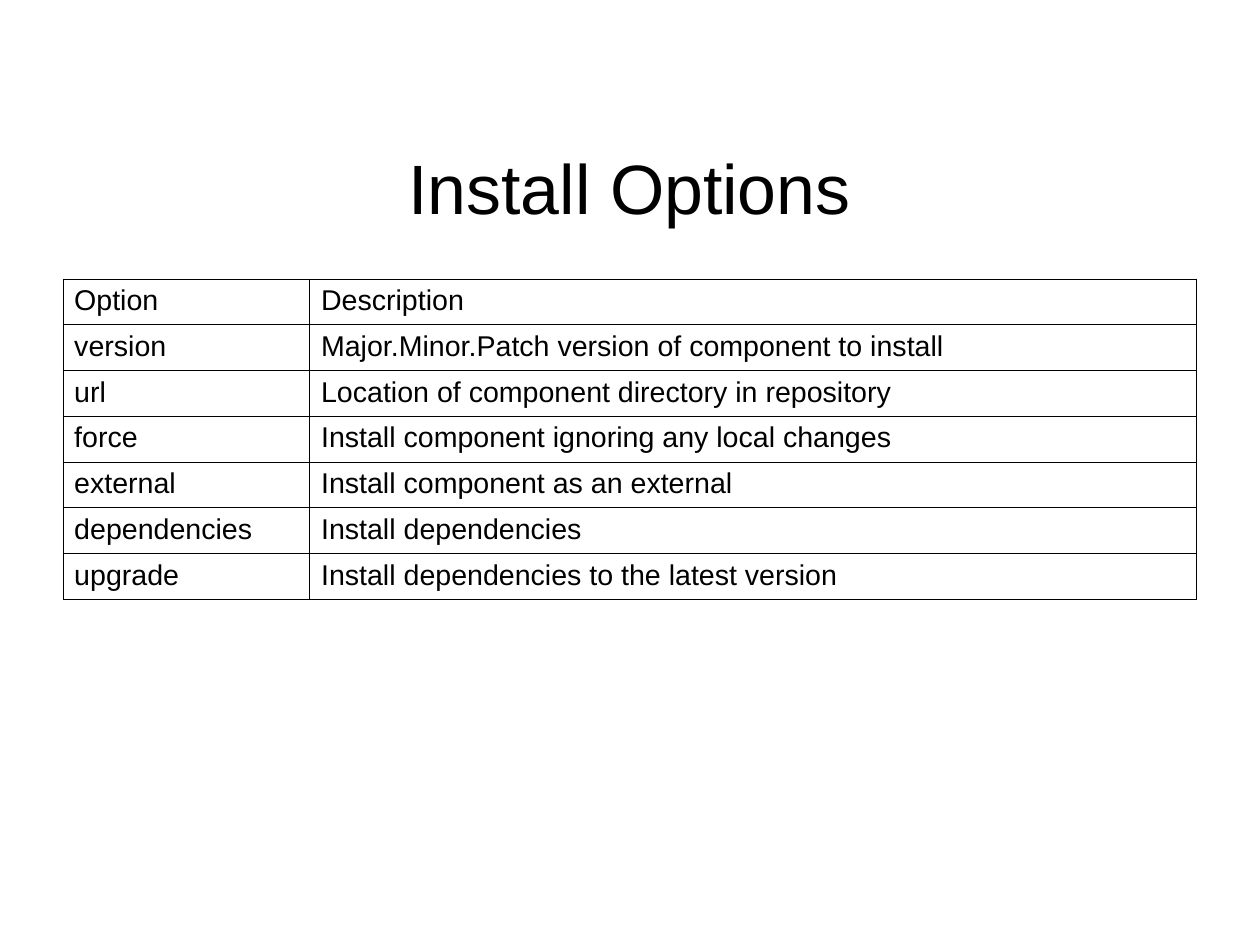
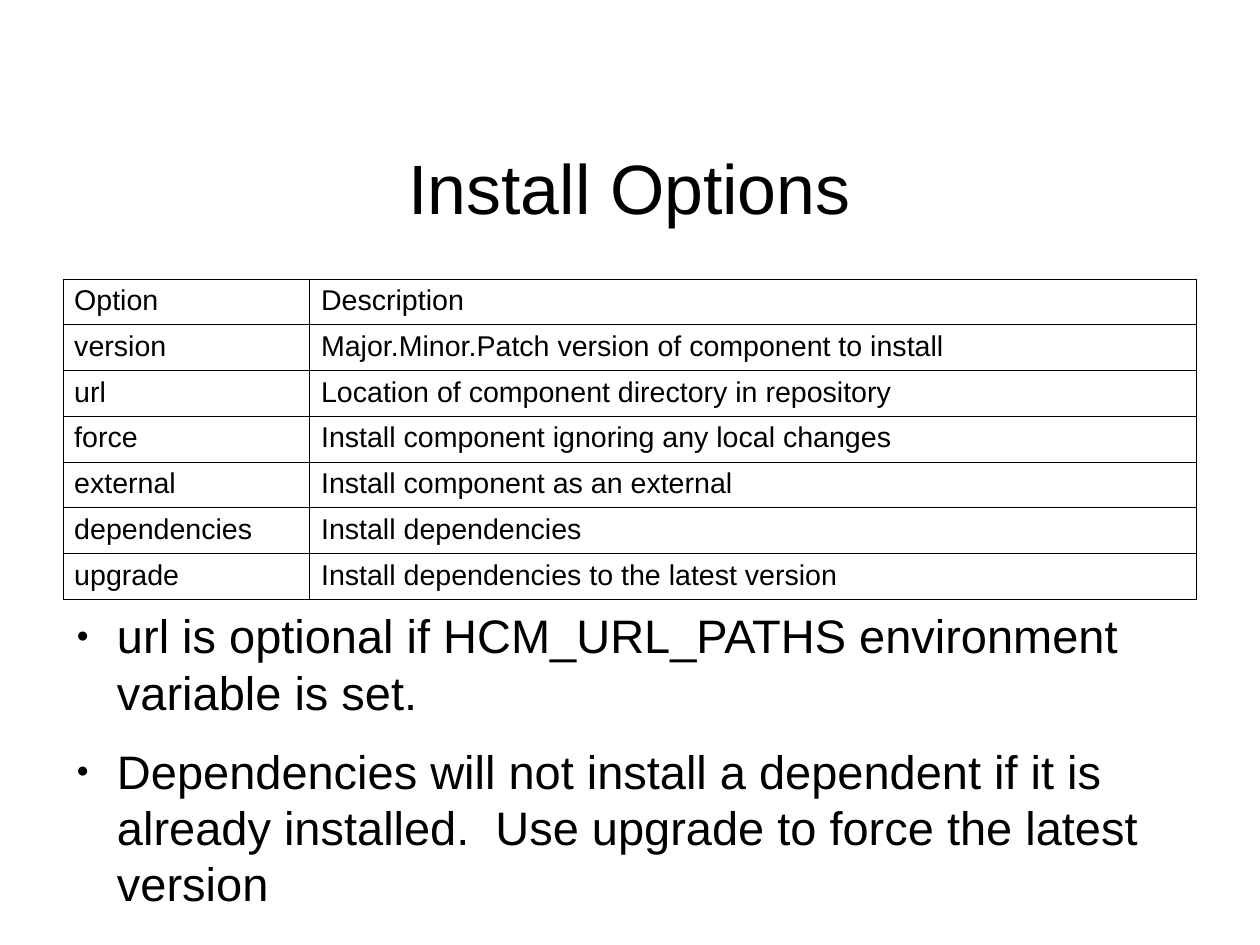
Before and after one commit to jeremiah-c-leary/hdl-component-manager, a slide deck: slide 7 of docs/presentations/hdl-component-manager.odp (slide 6 before the commit). Drawn at 1260x945 pixels with LibreOffice and Linux fonts; fonts in the diff are those of the drawing; background and template pictures are left out. Boxes give left, top, right and bottom in pixels: in the first picture for what was removed or moved away, otherwise in the second. Text is boxed around its words. In the diff, an @@ line names an element or a change of style, - is before the commit and + after.

```diff
--- a/docs/presentations/hdl-component-manager.odp
+++ b/docs/presentations/hdl-component-manager.odp
@@ text added at [117, 619, 1137, 854], 29.6 pt, text #000000 @@
+● url is optional if HCM_URL_PATHS environment variable is set.
+● Dependencies will not install a dependent if it is already installed. Use upgrade to force the latest version
```
Also in this commit, not shown: 5 other slides changed, 4 slides added, 4 other files.
